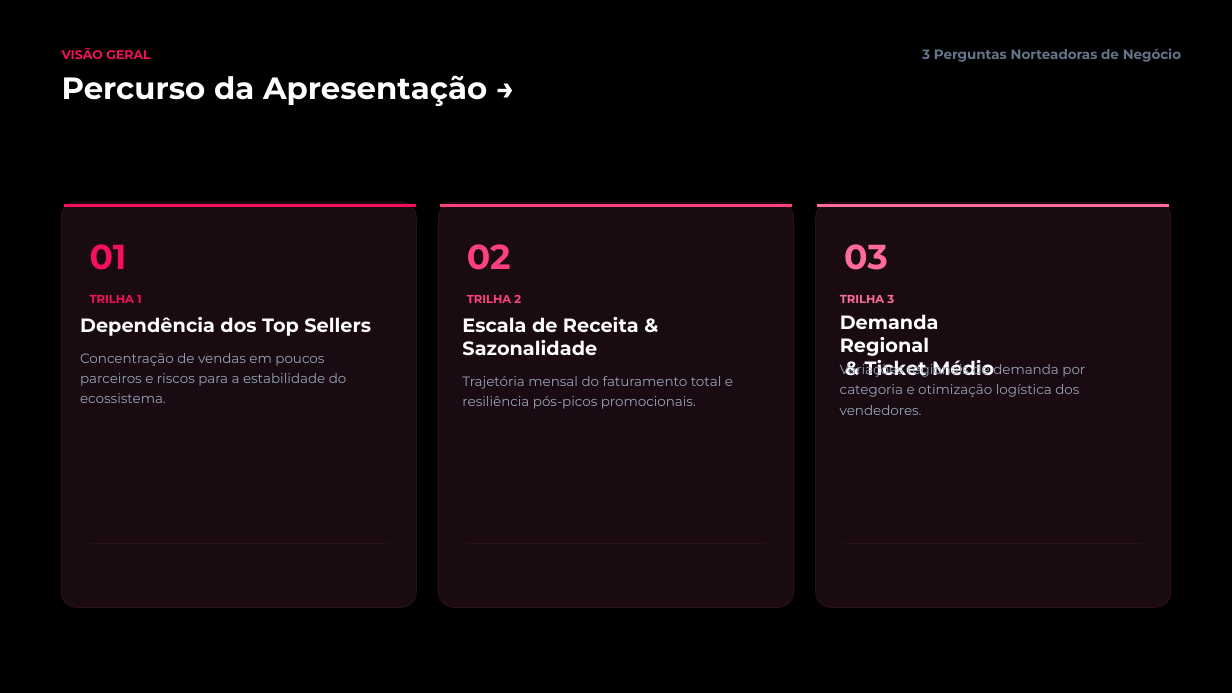
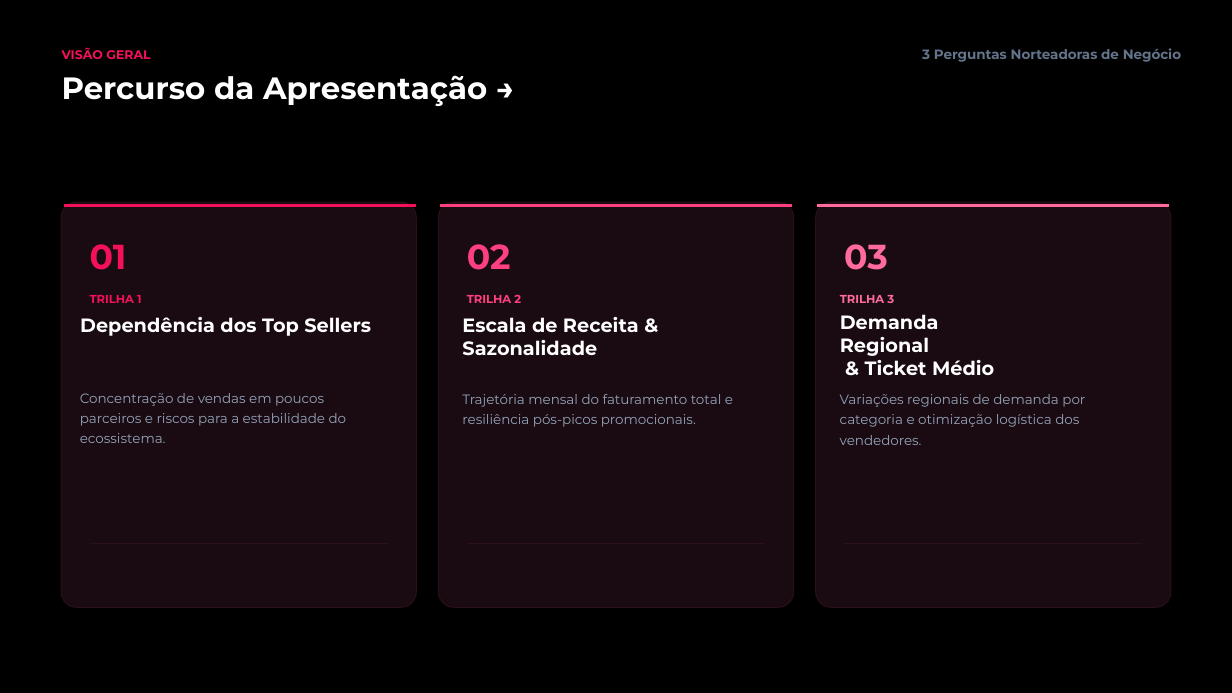
Before and after one commit to lrodrigues168/fiap-tech-challenge-olist, a slide deck: slide 2 of docs/Slide - Apresentação executiva.pptx. Drawn at 1232x693 pixels with LibreOffice and Linux fonts; fonts in the diff are those of the drawing. Boxes give left, top, right and bottom in pixels: in the first picture for what was removed or moved away, otherwise in the second. Text is boxed around its words. In the diff, an @@ line names an element or a change of style, - is before the commit and + after.

```diff
--- a/docs/Slide - Apresentação executiva.pptx
+++ b/docs/Slide - Apresentação executiva.pptx
@@ text "Concentração de vendas em poucos ...": place and size @@
-text "Concentração de vendas em poucos ..." at (80, 353, 347, 386)
+text "Concentração de vendas em poucos ..." at (80, 393, 347, 426)
@@ text "Trajetória mensal do faturamento total ...": place and size @@
-text "Trajetória mensal do faturamento total ..." at (462, 376, 733, 409)
+text "Trajetória mensal do faturamento total ..." at (462, 394, 733, 427)
@@ text "Variações regionais de demanda por ...": place and size @@
-text "Variações regionais de demanda por ..." at (840, 361, 1085, 397)
+text "Variações regionais de demanda por ..." at (840, 394, 1085, 427)
```
Also in this commit, not shown: 11 other slides changed.
